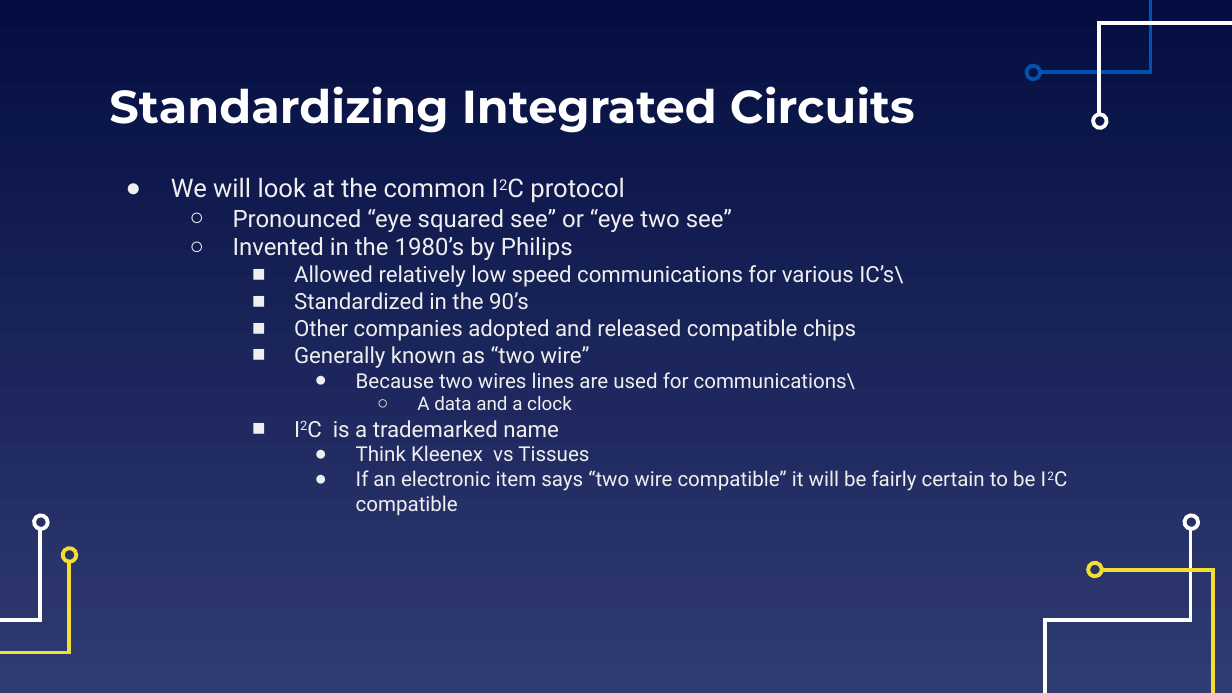
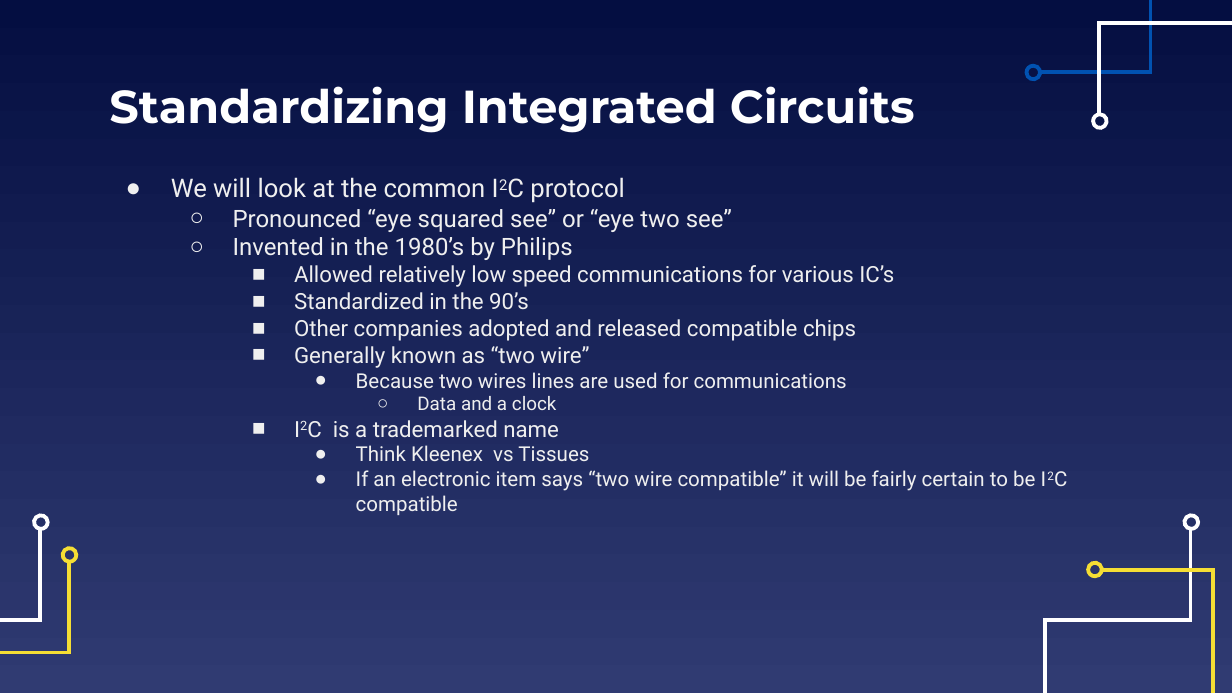
Before and after one commit to EELabMan/Arduino-6-I2C-bus, a slide deck: slide 3 of Arduino Workshop 6 I2C Bus.pptx. Drawn at 1232x693 pixels with LibreOffice and Linux fonts; fonts in the diff are those of the drawing. Boxes give left, top, right and bottom in pixels: in the first picture for what was removed or moved away, otherwise in the second. Text is boxed around its words. In the diff, an @@ line names an element or a change of style, - is before the commit and + after.

```diff
--- a/Arduino Workshop 6 I2C Bus.pptx
+++ b/Arduino Workshop 6 I2C Bus.pptx
@@ text at box(294, 265, 894, 287): text changed @@
-    ■ Allowed relatively low speed communications for various IC’s\
+    ■ Allowed relatively low speed communications for various IC’s
@@ text at box(356, 372, 847, 410): text changed @@
-      ● Because two wires lines are used for communications\
-        ○ A data and a clock
+      ● Because two wires lines are used for communications
+        ○ Data and a clock
```
Also in this commit, not shown: 6 other slides changed, 3 slides added, 2 slides removed, 2 other files.
